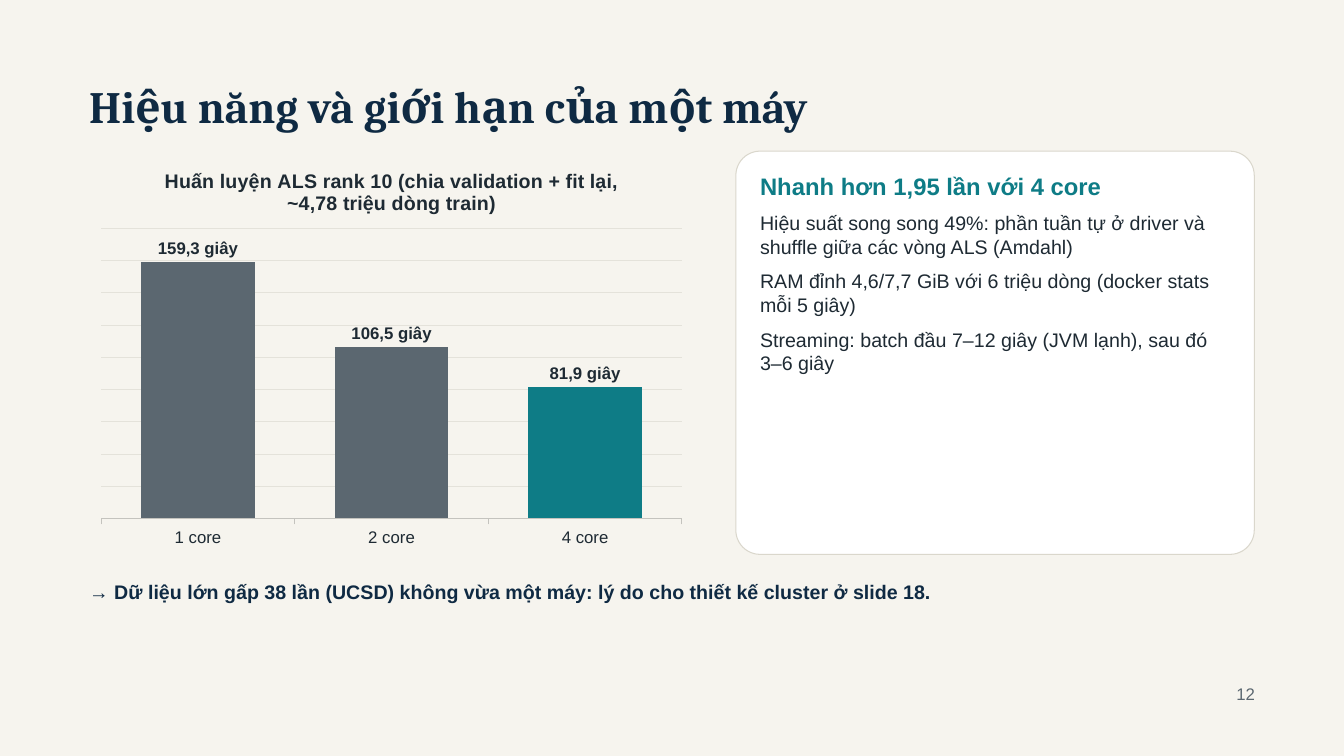
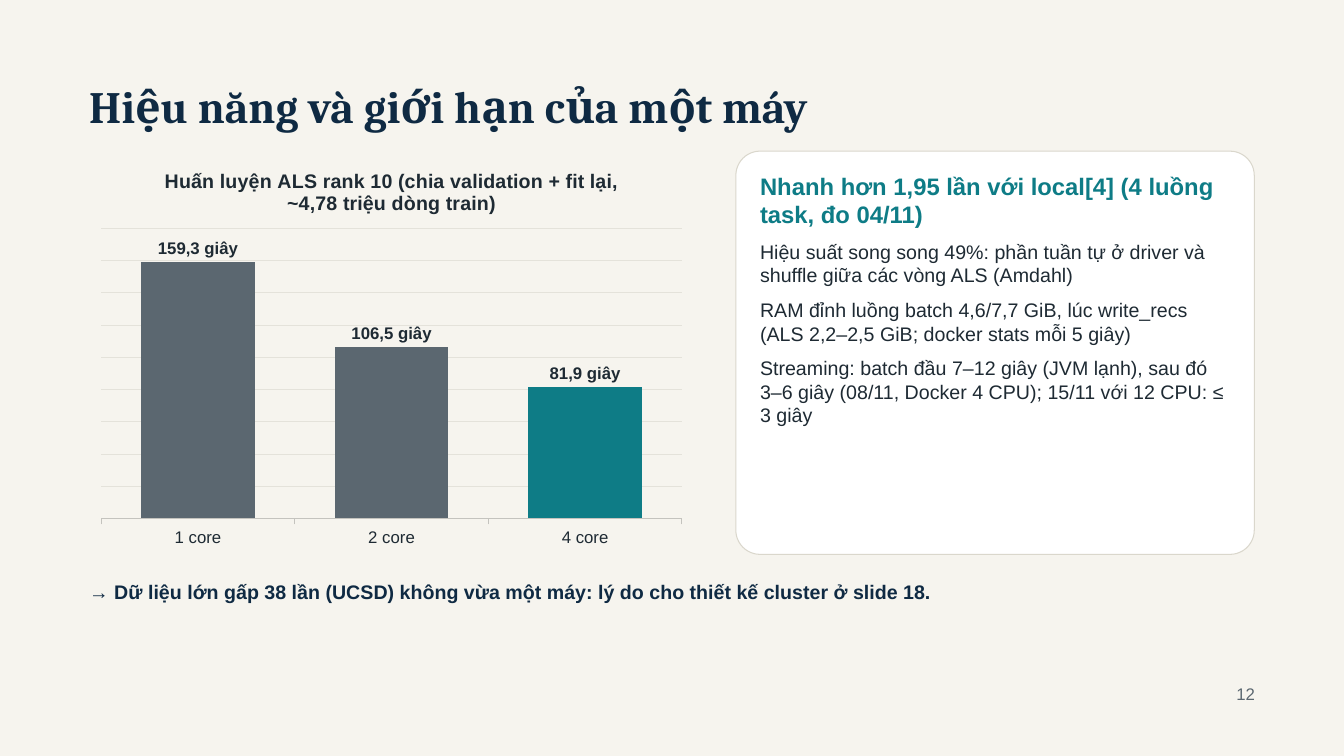
Before and after one commit to haoluonghuynhngoc/Group_06_BigData, a slide deck: slide 12 of Present/BookPulse - BDA501 Session 10 Final Presentation.pptx. Drawn at 1344x756 pixels with LibreOffice and Linux fonts; fonts in the diff are those of the drawing. Boxes give left, top, right and bottom in pixels: in the first picture for what was removed or moved away, otherwise in the second. Text is boxed around its words. In the diff, an @@ line names an element or a change of style, - is before the commit and + after.

```diff
--- a/Present/BookPulse - BDA501 Session 10 Final Presentation.pptx
+++ b/Present/BookPulse - BDA501 Session 10 Final Presentation.pptx
@@ text at [760, 176, 1214, 228]: text changed @@
-Nhanh hơn 1,95 lần với 4 core
+Nhanh hơn 1,95 lần với local[4] (4 luồng task, đo 04/11)
@@ text at [760, 302, 1207, 426]: text changed @@
-RAM đỉnh 4,6/7,7 GiB với 6 triệu dòng (docker stats mỗi 5 giây)
-Streaming: batch đầu 7–12 giây (JVM lạnh), sau đó 3–6 giây
+RAM đỉnh luồng batch 4,6/7,7 GiB, lúc write_recs (ALS 2,2–2,5 GiB; docker stats mỗi 5 giây)
+Streaming: batch đầu 7–12 giây (JVM lạnh), sau đó 3–6 giây (08/11, Docker 4 CPU); 15/11 với 12 CPU: ≤ 3 giây
```
Also in this commit, not shown: 10 other slides changed, 1 slide added, 50 other files.
